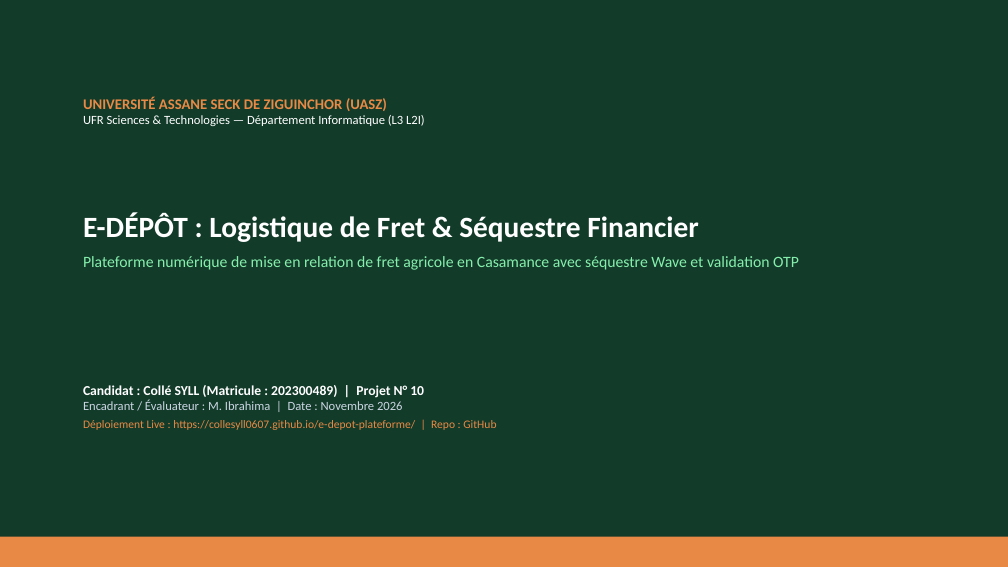
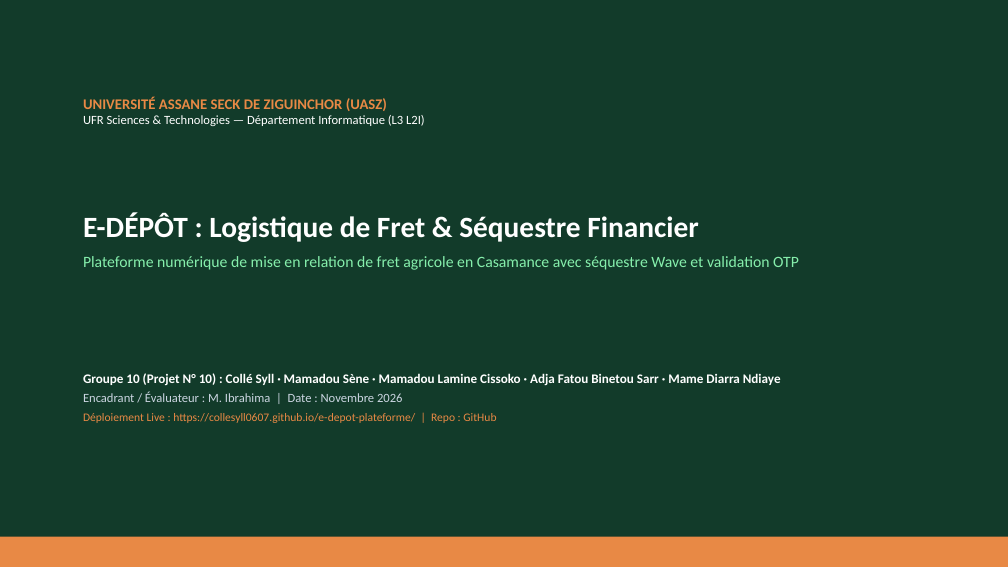
Before and after one commit to Collesyll0607/e-depot-plateforme, a slide deck: slide 1 of docs/P10_EDepot_Presentation.pptx. Drawn at 1008x567 pixels with LibreOffice and Linux fonts; fonts in the diff are those of the drawing. Boxes give left, top, right and bottom in pixels: in the first picture for what was removed or moved away, otherwise in the second. Text is boxed around its words. In the diff, an @@ line names an element or a change of style, - is before the commit and + after.

Commit message:
docs: credit all 5 members of Groupe 10 in PDF report, PPTX presentation and README

```diff
--- a/docs/P10_EDepot_Presentation.pptx
+++ b/docs/P10_EDepot_Presentation.pptx
@@ text "Groupe 10 (Projet N° 10) ...": place and size @@
-text "Groupe 10 (Projet N° 10) ..." at (83,385,496,430)
+text "Groupe 10 (Projet N° 10) ..." at (83,373,781,423)
@@ text at (83,373,781,386): text changed; size 13 to 12.5 pt @@
-Candidat : Collé SYLL (Matricule : 202300489) | Projet N° 10
+Groupe 10 (Projet N° 10) : Collé Syll · Mamadou Sène · Mamadou Lamine Cissoko · Adja Fatou Binetou Sarr · Mame Diarra Ndiaye
@@ text at (83,392,403,402): more space between paragraphs @@
```
Also in this commit, not shown: 14 other slides changed, 3 other files.
